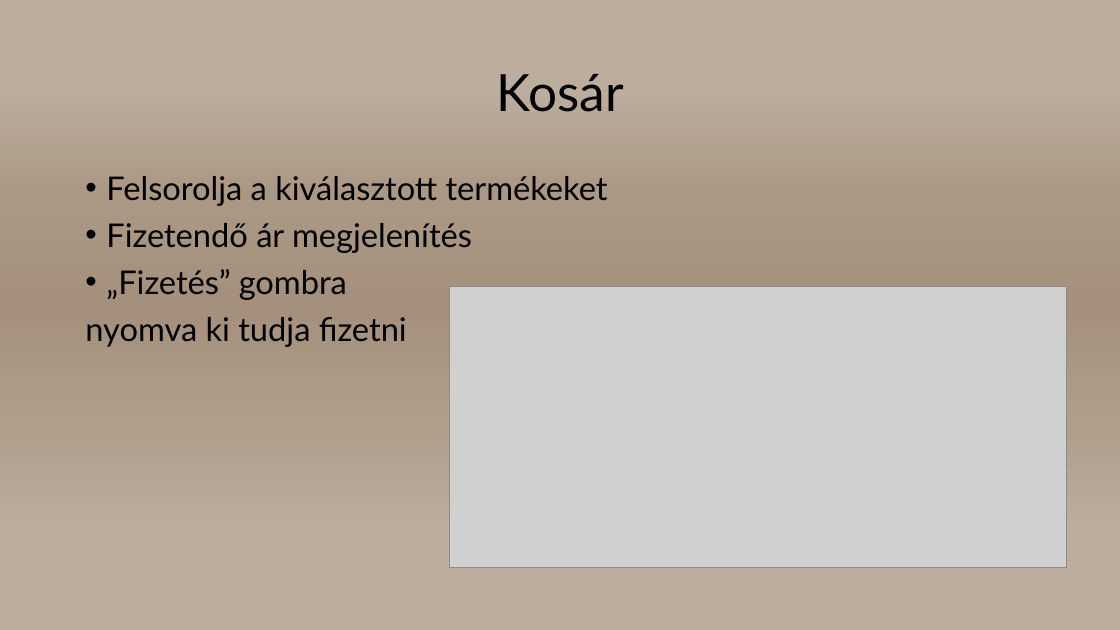
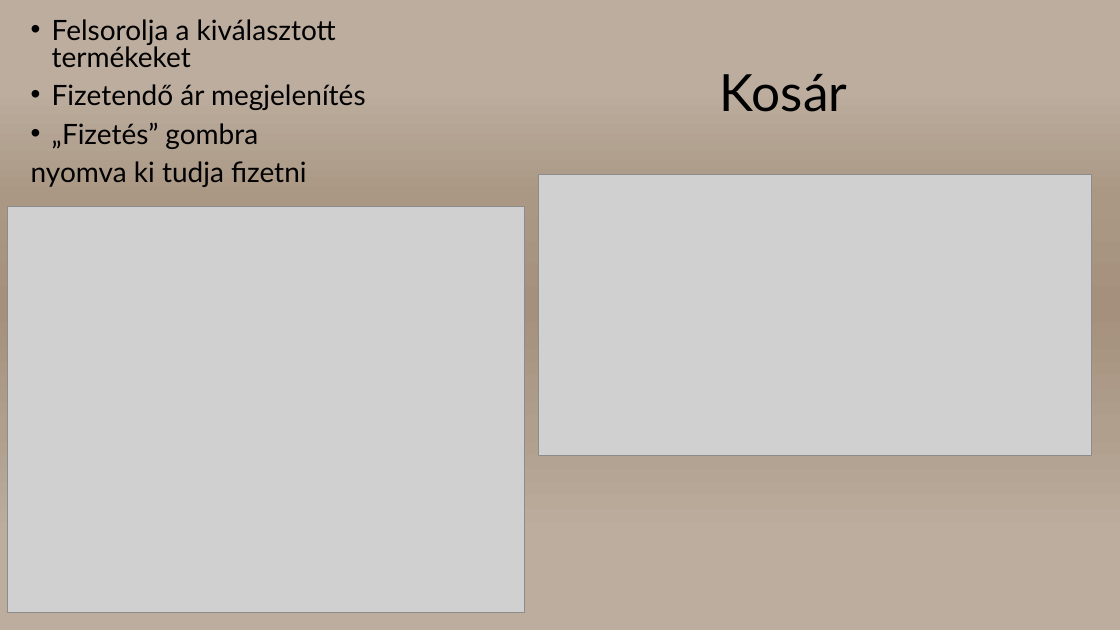
Before and after one commit to szpatrik0528/SoulPactum, a slide deck: slide 6 of Powerpoint/SoulPactum magyar.pptx. Drawn at 1120x630 pixels with LibreOffice and Linux fonts; fonts in the diff are those of the drawing; grey boxes stand for pictures. Boxes give left, top, right and bottom in pixels: in the first picture for what was removed or moved away, otherwise in the second. Text is boxed around its words. In the diff, an @@ line names an element or a change of style, - is before the commit and + after.

```diff
--- a/Powerpoint/SoulPactum magyar.pptx
+++ b/Powerpoint/SoulPactum magyar.pptx
@@ text "Felsorolja a kiválasztott termékeket": place and size @@
-text "Felsorolja a kiválasztott termékeket" at <box>85,176,608,347</box>
+text "Felsorolja a kiválasztott termékeket" at <box>31,19,366,187</box>
@@ text "Felsorolja a kiválasztott termékeket" at <box>31,19,366,187</box>: size 28 to 24 pt; line spacing 0.9 to 0.8 @@
@@ title "Kosár": place and size @@
-title "Kosár" at <box>496,74,624,112</box>
+title "Kosár" at <box>720,74,848,112</box>
@@ picture: place and size @@
-picture at <box>450,287,1066,568</box>
+picture at <box>539,175,1092,456</box>
@@ picture added at <box>8,207,524,613</box> @@
```
Also in this commit, not shown: 2 other slides changed, 1 other file.
